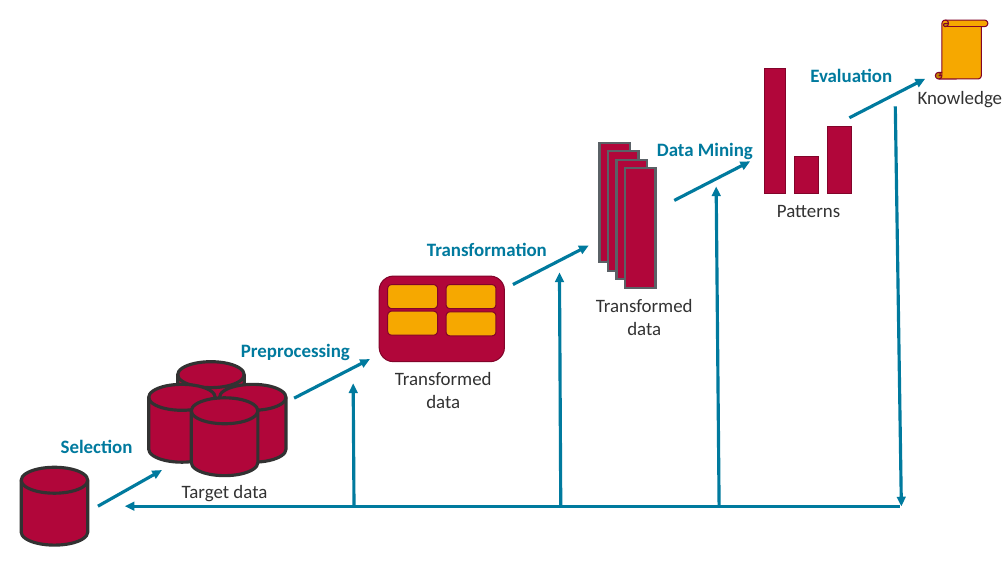
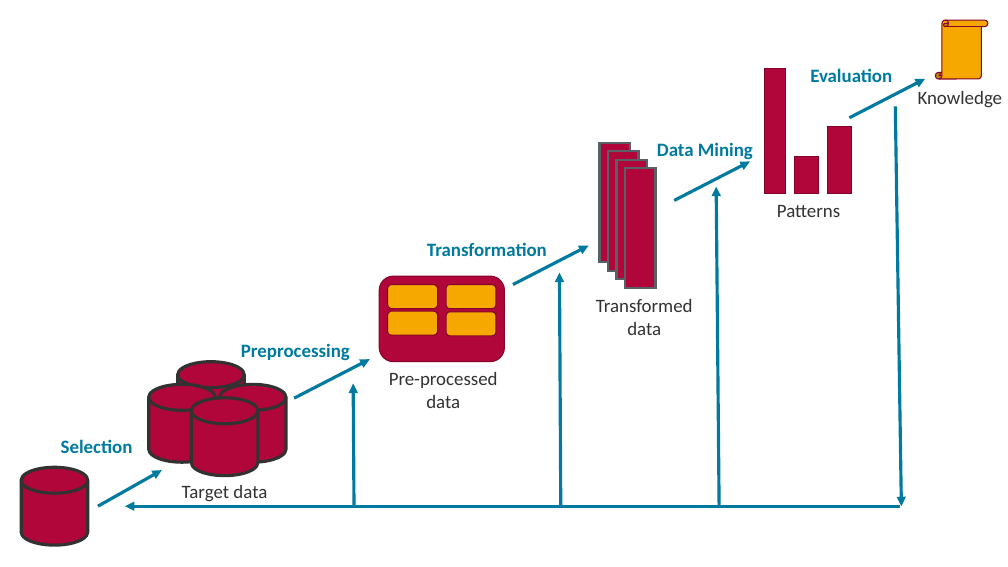
Before and after one commit to flxw/master-thesis-latex, a slide deck: slide 6 of gfx/Thesis figures.pptx. Drawn at 1008x567 pixels with LibreOffice and Linux fonts; fonts in the diff are those of the drawing. Boxes give left, top, right and bottom in pixels: in the first picture for what was removed or moved away, otherwise in the second. Text is boxed around its words. In the diff, an @@ line names an element or a change of style, - is before the commit and + after.

```diff
--- a/gfx/Thesis figures.pptx
+++ b/gfx/Thesis figures.pptx
@@ text at [389,372,498,408]: text changed @@
-Transformed data
+Pre-processed data
```
Also in this commit, not shown: 7 other files.
